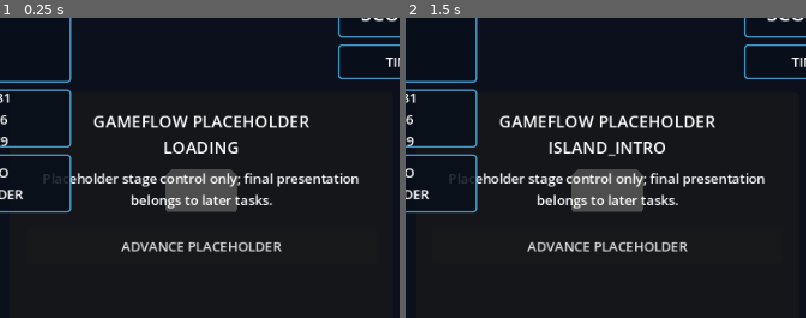
Above: before the commit, frames 1-2 (left to right).
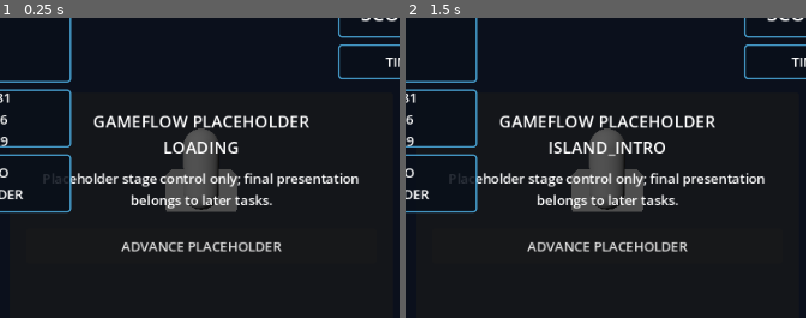
Above: after the commit, the same moments.

Repository: leonamlvs/californication
Game: Godot game, scene res://main/Main.tscn
Two runs of this game, one before a commit and one after it. Both use one fixed random seed, a clock stepped at 60 frames per second and the inputs below.
Inputs:
- Up to frame 1 (0.25 s): no input
- Up to frame 2 (1.5 s): click "ADVANCE PLACEHOLDER" at 0.5 s; click "||" at 1.25 s
The pictures show only the part of the screen within x 16-66%, y 7-57%; the shares and areas given below are measured in that part.

The runs differ from the first frame. In frame 1, 1.1% of the frame differs, in the area x 45-55%, y 36-64%; in frame 2, 1.1%.

Commit message:
feat: add configurable run movement

Diff:
--- /dev/null
+++ b/data/definitions/MovementProfile.gd
@@ -0,0 +1,20 @@
+class_name MovementProfile
+extends Resource
+
+## Editable movement tuning shared by one movement strategy at a time.
+@export var movement_mode: StringName = &"RUN"
+@export_range(3, 3, 1) var lane_count := 3
+@export_range(0.5, 4.0, 0.05) var lane_spacing := 1.6
+@export_range(0.0, 40.0, 0.1) var base_speed := 10.0
+@export_range(0.0, 40.0, 0.1) var max_speed := 16.0
+@export_range(0.05, 1.0, 0.01) var lane_change_duration := 0.18
+@export_range(0.1, 4.0, 0.05) var jump_height := 1.4
+@export_range(0.1, 2.0, 0.01) var jump_duration := 0.72
+@export_range(0.1, 2.0, 0.01) var slide_duration := 0.65
+@export_range(0.2, 1.0, 0.01) var capsule_radius := 0.38
+@export_range(0.5, 3.0, 0.01) var standing_height := 1.7
+@export_range(0.3, 2.0, 0.01) var sliding_height := 0.9
+
+
+func is_valid_profile() -> bool:
+	return lane_count == 3 and lane_spacing > 0.0 and base_speed >= 0.0 and max_speed >= base_speed and lane_change_duration > 0.0 and jump_duration > 0.0 and slide_duration > 0.0 and sliding_height <= standing_height
--- /dev/null
+++ b/data/movement_profiles/run_default.tres
@@ -0,0 +1,18 @@
+[gd_resource type="Resource" script_class="MovementProfile" load_steps=2 format=3]
+
+[ext_resource type="Script" path="res://data/definitions/MovementProfile.gd" id="1_profile"]
+
+[resource]
+script = ExtResource("1_profile")
+movement_mode = &"RUN"
+lane_count = 3
+lane_spacing = 1.6
+base_speed = 10.0
+max_speed = 16.0
+lane_change_duration = 0.18
+jump_height = 1.4
+jump_duration = 0.72
+slide_duration = 0.65
+capsule_radius = 0.38
+standing_height = 1.7
+sliding_height = 0.9
--- /dev/null
+++ b/dev/RunnerHarness.gd
@@ -0,0 +1,39 @@
+extends Node3D
+
+@onready var runner: RunnerController = %Runner
+@onready var status_label: Label = %StatusLabel
+
+
+func _ready() -> void:
+	runner.development_simulation_enabled = true
+	runner.lane_changed.connect(_refresh_status)
+	runner.vertical_state_changed.connect(func(_jumping: bool, _sliding: bool) -> void: _refresh_status())
+	_refresh_status()
+
+
+func _process(_delta: float) -> void:
+	_refresh_status()
+
+
+func _refresh_status(_lane: int = 0) -> void:
+	status_label.text = "Lane: %d   Distance: %.1f m\nJumping: %s   Sliding: %s" % [runner.target_lane_index + 1, runner.logical_forward_distance, runner.is_jumping, runner.is_sliding]
+
+
+func _on_left_pressed() -> void:
+	runner.request_left()
+
+
+func _on_right_pressed() -> void:
+	runner.request_right()
+
+
+func _on_jump_pressed() -> void:
+	runner.request_up()
+
+
+func _on_slide_pressed() -> void:
+	runner.request_down()
+
+
+func _on_reset_pressed() -> void:
+	runner.reset_for_run()
--- /dev/null
+++ b/dev/RunnerHarness.tscn
@@ -0,0 +1,90 @@
+[gd_scene load_steps=6 format=3]
+
+[ext_resource type="Script" path="res://dev/RunnerHarness.gd" id="1_harness"]
+[ext_resource type="PackedScene" path="res://gameplay/runner/Runner.tscn" id="2_runner"]
+[ext_resource type="Script" path="res://ui/hud/GestureBlockingButton.gd" id="3_button"]
+
+[sub_resource type="BoxMesh" id="BoxMesh_ground"]
+size = Vector3(7, 0.1, 16)
+
+[sub_resource type="StandardMaterial3D" id="Material_ground"]
+albedo_color = Color(0.08, 0.14, 0.18, 1)
+
+[node name="RunnerHarness" type="Node3D"]
+script = ExtResource("1_harness")
+
+[node name="Camera3D" type="Camera3D" parent="."]
+transform = Transform3D(1, 0, 0, 0, 0.939693, 0.34202, 0, -0.34202, 0.939693, 0, 3.5, 10)
+current = true
+
+[node name="KeyLight" type="DirectionalLight3D" parent="."]
+rotation_degrees = Vector3(-35, -25, 0)
+light_energy = 1.4
+
+[node name="Ground" type="MeshInstance3D" parent="."]
+position = Vector3(0, -0.05, -3)
+mesh = SubResource("BoxMesh_ground")
+material_override = SubResource("Material_ground")
+
+[node name="Runner" parent="." instance=ExtResource("2_runner")]
+unique_name_in_owner = true
+
+[node name="Interface" type="CanvasLayer" parent="."]
+
+[node name="Panel" type="PanelContainer" parent="Interface"]
+offset_left = 16.0
+offset_top = 16.0
+offset_right = 300.0
+offset_bottom = 274.0
+
+[node name="Margin" type="MarginContainer" parent="Interface/Panel"]
+layout_mode = 2
+theme_override_constants/margin_left = 12
+theme_override_constants/margin_top = 12
+theme_override_constants/margin_right = 12
+theme_override_constants/margin_bottom = 12
+
+[node name="Rows" type="VBoxContainer" parent="Interface/Panel/Margin"]
+layout_mode = 2
+theme_override_constants/separation = 8
+
+[node name="StatusLabel" type="Label" parent="Interface/Panel/Margin/Rows"]
+unique_name_in_owner = true
+layout_mode = 2
+text = "Runner loading..."
+
+[node name="LateralRow" type="HBoxContainer" parent="Interface/Panel/Margin/Rows"]
+layout_mode = 2
+
+[node name="Left" type="Button" parent="Interface/Panel/Margin/Rows/LateralRow"]
+layout_mode = 2
+size_flags_horizontal = 3
+text = "LEFT"
+script = ExtResource("3_button")
+
+[node name="Right" type="Button" parent="Interface/Panel/Margin/Rows/LateralRow"]
+layout_mode = 2
+size_flags_horizontal = 3
+text = "RIGHT"
+script = ExtResource("3_button")
+
+[node name="Jump" type="Button" parent="Interface/Panel/Margin/Rows"]
+layout_mode = 2
+text = "JUMP"
+script = ExtResource("3_button")
+
+[node name="Slide" type="Button" parent="Interface/Panel/Margin/Rows"]
+layout_mode = 2
+text = "SLIDE"
+script = ExtResource("3_button")
+
+[node name="Reset" type="Button" parent="Interface/Panel/Margin/Rows"]
+layout_mode = 2
+text = "RESET RUN"
+script = ExtResource("3_button")
+
+[connection signal="pressed" from="Interface/Panel/Margin/Rows/LateralRow/Left" to="." method="_on_left_pressed"]
+[connection signal="pressed" from="Interface/Panel/Margin/Rows/LateralRow/Right" to="." method="_on_right_pressed"]
+[connection signal="pressed" from="Interface/Panel/Margin/Rows/Jump" to="." method="_on_jump_pressed"]
+[connection signal="pressed" from="Interface/Panel/Margin/Rows/Slide" to="." method="_on_slide_pressed"]
+[connection signal="pressed" from="Interface/Panel/Margin/Rows/Reset" to="." method="_on_reset_pressed"]
--- /dev/null
+++ b/gameplay/runner/MovementMode.gd
@@ -0,0 +1,17 @@
+class_name MovementMode
+extends RefCounted
+
+func enter(_runner: RunnerController, _profile: MovementProfile) -> void:
+	pass
+
+
+func exit(_runner: RunnerController) -> void:
+	pass
+
+
+func handle_intent(_runner: RunnerController, _intent: StringName) -> bool:
+	return false
+
+
+func physics_step(_runner: RunnerController, _delta: float) -> void:
+	pass
--- /dev/null
+++ b/gameplay/runner/RunMovementMode.gd
@@ -0,0 +1,19 @@
+class_name RunMovementMode
+extends MovementMode
+
+## RUN interprets the shared directional contract; no scenario or art identity is involved.
+func handle_intent(runner: RunnerController, intent: StringName) -> bool:
+	match intent:
+		InputRouter.INTENT_LEFT:
+			return runner._request_lane_delta(-1)
+		InputRouter.INTENT_RIGHT:
+			return runner._request_lane_delta(1)
+		InputRouter.INTENT_UP:
+			return runner._begin_jump()
+		InputRouter.INTENT_DOWN:
+			return runner._begin_slide()
+	return false
+
+
+func physics_step(runner: RunnerController, delta: float) -> void:
+	runner._advance_run_state(delta)
--- /dev/null
+++ b/gameplay/runner/Runner.tscn
@@ -0,0 +1,28 @@
+[gd_scene load_steps=5 format=3]
+
+[ext_resource type="Script" path="res://gameplay/runner/RunnerController.gd" id="1_runner"]
+[ext_resource type="Resource" path="res://data/movement_profiles/run_default.tres" id="2_profile"]
+
+[sub_resource type="CapsuleShape3D" id="CapsuleShape_runner"]
+radius = 0.38
+height = 1.7
+
+[sub_resource type="CapsuleMesh" id="CapsuleMesh_runner"]
+radius = 0.38
+height = 1.7
+
+[node name="Runner" type="CharacterBody3D"]
+script = ExtResource("1_runner")
+movement_profile = ExtResource("2_profile")
+
+[node name="CollisionShape" type="CollisionShape3D" parent="."]
+unique_name_in_owner = true
+position = Vector3(0, 0.85, 0)
+shape = SubResource("CapsuleShape_runner")
+
+[node name="CosmeticMount" type="Node3D" parent="."]
+unique_name_in_owner = true
+position = Vector3(0, 0.85, 0)
+
+[node name="PlaceholderBody" type="MeshInstance3D" parent="CosmeticMount"]
+mesh = SubResource("CapsuleMesh_runner")
--- /dev/null
+++ b/gameplay/runner/RunnerController.gd
@@ -0,0 +1,199 @@
+class_name RunnerController
+extends CharacterBody3D
+
+signal lane_changed(lane_index: int)
+signal vertical_state_changed(is_jumping: bool, is_sliding: bool)
+signal movement_mode_changed(mode: StringName)
+
+const MODE_RUN: StringName = &"RUN"
+
+@export var movement_profile: MovementProfile
+@export var development_simulation_enabled := false
+
+@onready var collision_shape: CollisionShape3D = %CollisionShape
+@onready var cosmetic_mount: Node3D = %CosmeticMount
+
+var logical_forward_distance := 0.0
+var current_speed := 0.0
+var current_lane_index := 1
+var target_lane_index := 1
+var is_jumping := false
+var is_sliding := false
+var is_invulnerable := false
+
+var _active_mode: MovementMode
+var _lane_from_x := 0.0
+var _lane_elapsed := 0.0
+var _jump_elapsed := 0.0
+var _slide_remaining := 0.0
+
+
+func _ready() -> void:
+	if movement_profile == null:
+		push_error("RunnerController requires a MovementProfile resource.")
+		return
+	set_movement_mode(MODE_RUN)
+	reset_for_run()
+	InputRouter.intent_requested.connect(_on_intent_requested)
+
+
+func _exit_tree() -> void:
+	if InputRouter.intent_requested.is_connected(_on_intent_requested):
+		InputRouter.intent_requested.disconnect(_on_intent_requested)
+
+
+func _physics_process(delta: float) -> void:
+	if development_simulation_enabled or GameFlow.gameplay_input_enabled:
+		step_simulation(delta)
+
+
+func request_left() -> bool:
+	return _handle_intent(InputRouter.INTENT_LEFT)
+
+
+func request_right() -> bool:
+	return _handle_intent(InputRouter.INTENT_RIGHT)
+
+
+func request_up() -> bool:
+	return _handle_intent(InputRouter.INTENT_UP)
+
+
+func request_down() -> bool:
+	return _handle_intent(InputRouter.INTENT_DOWN)
+
+
+func set_movement_mode(mode: StringName) -> bool:
+	if movement_profile == null or mode != MODE_RUN or movement_profile.movement_mode != mode:
+		return false
+	if _active_mode != null:
+		_active_mode.exit(self)
+	_active_mode = RunMovementMode.new()
+	_active_mode.enter(self, movement_profile)
+	movement_mode_changed.emit(mode)
+	return true
+
+
+func reset_for_run() -> void:
+	if movement_profile == null:
+		return
+	logical_forward_distance = 0.0
+	current_speed = movement_profile.base_speed
+	current_lane_index = movement_profile.lane_count / 2
+	target_lane_index = current_lane_index
+	_lane_from_x = _lane_x(current_lane_index)
+	_lane_elapsed = movement_profile.lane_change_duration
+	_jump_elapsed = 0.0
+	_slide_remaining = 0.0
+	is_jumping = false
+	is_sliding = false
+	position = Vector3(_lane_from_x, 0.0, 0.0)
+	_set_collider_height(movement_profile.standing_height)
+	cosmetic_mount.position.y = movement_profile.standing_height * 0.5
+	cosmetic_mount.scale = Vector3.ONE
+
+
+func set_invulnerable(enabled: bool) -> void:
+	is_invulnerable = enabled
+
+
+## Deterministic stepping path for CLI tests and the development runner harness.
+func step_simulation(delta: float) -> void:
+	if movement_profile == null or _active_mode == null or delta <= 0.0:
+		return
+	_active_mode.physics_step(self, delta)
+
+
+func _on_intent_requested(intent: StringName) -> void:
+	if GameFlow.gameplay_input_enabled:
+		_handle_intent(intent)
+
+
+func _handle_intent(intent: StringName) -> bool:
+	return _active_mode != null and _active_mode.handle_intent(self, intent)
+
+
+func _request_lane_delta(delta: int) -> bool:
+	var next_target := clampi(target_lane_index + delta, 0, movement_profile.lane_count - 1)
+	if next_target == target_lane_index:
+		return false
+	_lane_from_x = position.x
+	target_lane_index = next_target
+	_lane_elapsed = 0.0
+	return true
+
+
+func _begin_jump() -> bool:
+	if is_jumping or is_sliding:
+		return false
+	is_jumping = true
+	_jump_elapsed = 0.0
+	vertical_state_changed.emit(true, false)
+	return true
+
+
+func _begin_slide() -> bool:
+	if is_jumping or is_sliding:
+		return false
+	is_sliding = true
+	_slide_remaining = movement_profile.slide_duration
+	_set_collider_height(movement_profile.sliding_height)
+	cosmetic_mount.position.y = movement_profile.sliding_height * 0.5
+	cosmetic_mount.scale.y = movement_profile.sliding_height / movement_profile.standing_height
+	vertical_state_changed.emit(false, true)
+	return true
+
+
+func _advance_run_state(delta: float) -> void:
+	logical_forward_distance += current_speed * delta
+	_advance_lane(delta)
+	_advance_jump(delta)
+	_advance_slide(delta)
+
+
+func _advance_lane(delta: float) -> void:
+	if _lane_elapsed >= movement_profile.lane_change_duration:
+		return
+	_lane_elapsed = minf(_lane_elapsed + delta, movement_profile.lane_change_duration)
+	var progress := _lane_elapsed / movement_profile.lane_change_duration
+	position.x = lerpf(_lane_from_x, _lane_x(target_lane_index), progress)
+	if is_equal_approx(progress, 1.0):
+		current_lane_index = target_lane_index
+		lane_changed.emit(current_lane_index)
+
+
+func _advance_jump(delta: float) -> void:
+	if not is_jumping:
+		return
+	_jump_elapsed = minf(_jump_elapsed + delta, movement_profile.jump_duration)
+	var progress := _jump_elapsed / movement_profile.jump_duration
+	position.y = 4.0 * movement_profile.jump_height * progress * (1.0 - progress)
+	if is_equal_approx(progress, 1.0):
+		position.y = 0.0
+		is_jumping = false
+		vertical_state_changed.emit(false, false)
+
+
+func _advance_slide(delta: float) -> void:
+	if not is_sliding:
+		return
+	_slide_remaining = maxf(0.0, _slide_remaining - delta)
+	if _slide_remaining <= 0.0:
+		is_sliding = false
+		_set_collider_height(movement_profile.standing_height)
+		cosmetic_mount.position.y = movement_profile.standing_height * 0.5
+		cosmetic_mount.scale = Vector3.ONE
+		vertical_state_changed.emit(false, false)
+
+
+func _lane_x(lane_index: int) -> float:
+	return (float(lane_index) - float(movement_profile.lane_count - 1) * 0.5) * movement_profile.lane_spacing
+
+
+func _set_collider_height(height: float) -> void:
+	var capsule := collision_shape.shape as CapsuleShape3D
+	if capsule == null:
+		return
+	capsule.radius = movement_profile.capsule_radius
+	capsule.height = maxf(height, movement_profile.capsule_radius * 2.0)
+	collision_shape.position.y = capsule.height * 0.5
--- a/presentation/PresentationRoot.tscn
+++ b/presentation/PresentationRoot.tscn
@@ -1,8 +1,9 @@
-[gd_scene load_steps=5 format=3]
+[gd_scene load_steps=6 format=3]
 
 [ext_resource type="Script" path="res://presentation/PresentationRoot.gd" id="1_root"]
 [ext_resource type="PackedScene" path="res://ui/hud/HUD.tscn" id="2_hud"]
 [ext_resource type="PackedScene" path="res://presentation/FrontendSafeComposition.tscn" id="3_safe"]
+[ext_resource type="PackedScene" path="res://gameplay/runner/Runner.tscn" id="4_runner"]
 
 [sub_resource type="BoxMesh" id="BoxMesh_placeholder"]
 size = Vector3(2.0, 1.0, 2.0)
@@ -61,6 +62,8 @@
 position = Vector3(0, 0, -3)
 mesh = SubResource("BoxMesh_placeholder")
 
+[node name="Runner" parent="GameFrame/WorldContainer/GameViewport/World" instance=ExtResource("4_runner")]
+
 [node name="FrontendLayer" type="Control" parent="GameFrame"]
 layout_mode = 1
 anchors_preset = 15
--- a/tests/cli/TestRunner.gd
+++ b/tests/cli/TestRunner.gd
@@ -5,6 +5,7 @@
 const PRESENTATION_ROOT_SCENE := preload("res://presentation/PresentationRoot.tscn")
 const GAME_FLOW_SCRIPT := preload("res://autoload/GameFlow.gd")
 const GAME_FLOW_PLACEHOLDER_SCENE := preload("res://ui/menus/GameFlowPlaceholder.tscn")
+const RUNNER_SCENE := preload("res://gameplay/runner/Runner.tscn")
 
 var _failed := false
 
@@ -15,6 +16,7 @@
 		"task_01": _run_task_01()
 		"task_02": _run_task_02()
 		"task_03": _run_task_03()
+		"task_04": _run_task_04()
 		_: _run_task_00()
 
 
@@ -205,6 +207,66 @@
 	_finish("Task 03 GameFlow state test passed.")
 
 
+func _run_task_04() -> void:
+	var runner := _new_runner()
+	_assert(runner.movement_profile.is_valid_profile(), "RUN movement profile is invalid.")
+	_assert(runner.current_lane_index == 1 and is_zero_approx(runner.position.x), "Runner did not reset to the center lane.")
+
+	_assert(runner.request_left(), "Center lane did not accept left request.")
+	runner.step_simulation(0.09)
+	_assert(runner.position.x < 0.0 and runner.position.x > -runner.movement_profile.lane_spacing, "Lane change was not interpolated deterministically.")
+	_assert(runner.request_right(), "Opposing lane request was not accepted from an in-flight lane change.")
+	runner.step_simulation(0.18)
+	_assert(runner.current_lane_index == 1 and is_zero_approx(runner.position.x), "Opposing lane request stranded the runner between lanes.")
+
+	_assert(runner.request_right(), "Right lane request was not accepted.")
+	assert_runner_after_step(runner, 0.18)
+	_assert(runner.current_lane_index == 2 and is_equal_approx(runner.position.x, runner.movement_profile.lane_spacing), "Right lane did not settle at the valid bound.")
+	_assert(not runner.request_right(), "Runner accepted an invalid lane beyond the right bound.")
+	assert_runner_after_step(runner, 0.18)
+	_assert(runner.current_lane_index == 2, "Repeated bound input changed the valid lane.")
+
+	runner.reset_for_run()
+	_assert(runner.request_up(), "Runner did not accept jump request.")
+	assert_runner_after_step(runner, runner.movement_profile.jump_duration * 0.5)
+	_assert(runner.is_jumping and is_equal_approx(runner.position.y, runner.movement_profile.jump_height), "Jump arc did not reach configured height.")
+	_assert(not runner.request_down(), "Slide interrupted an active jump.")
+	assert_runner_after_step(runner, runner.movement_profile.jump_duration)
+	_assert(not runner.is_jumping and is_zero_approx(runner.position.y), "Jump did not reset to ground state.")
+
+	_assert(runner.request_down(), "Runner did not accept slide request.")
+	var capsule := runner.collision_shape.shape as CapsuleShape3D
+	_assert(runner.is_sliding and is_equal_approx(capsule.height, runner.movement_profile.sliding_height), "Slide did not apply reduced collider height.")
+	_assert(not runner.request_up(), "Jump interrupted an active slide.")
+	assert_runner_after_step(runner, runner.movement_profile.slide_duration)
+	_assert(not runner.is_sliding and is_equal_approx(capsule.height, runner.movement_profile.standing_height), "Slide did not restore standing collider state.")
+
+	var sixty_fps_runner := _new_runner()
+	var thirty_fps_runner := _new_runner()
+	for _frame in 60:
+		sixty_fps_runner.step_simulation(1.0 / 60.0)
+	for _frame in 30:
+		thirty_fps_runner.step_simulation(1.0 / 30.0)
+	_assert(is_equal_approx(sixty_fps_runner.logical_forward_distance, thirty_fps_runner.logical_forward_distance), "Forward distance varied across deterministic frame steps.")
+	_assert(is_equal_approx(sixty_fps_runner.logical_forward_distance, sixty_fps_runner.movement_profile.base_speed), "Forward distance did not advance from configured speed.")
+
+	runner.queue_free()
+	sixty_fps_runner.queue_free()
+	thirty_fps_runner.queue_free()
+	_finish("Task 04 RUN movement test passed.")
+
+
+func _new_runner() -> RunnerController:
+	var runner := RUNNER_SCENE.instantiate() as RunnerController
+	root.add_child(runner)
+	runner.reset_for_run()
+	return runner
+
+
+func assert_runner_after_step(runner: RunnerController, delta: float) -> void:
+	runner.step_simulation(delta)
+
+
 func _new_game_flow() -> Node:
 	var flow := GAME_FLOW_SCRIPT.new()
 	root.add_child(flow)
Not shown, added: data/definitions/MovementProfile.gd.uid
Not shown, added: dev/RunnerHarness.gd.uid
Not shown, added: gameplay/runner/MovementMode.gd.uid
Not shown, added: gameplay/runner/RunMovementMode.gd.uid
Not shown, added: gameplay/runner/RunnerController.gd.uid
Not shown, changed: docs/TASK_STATUS.md
